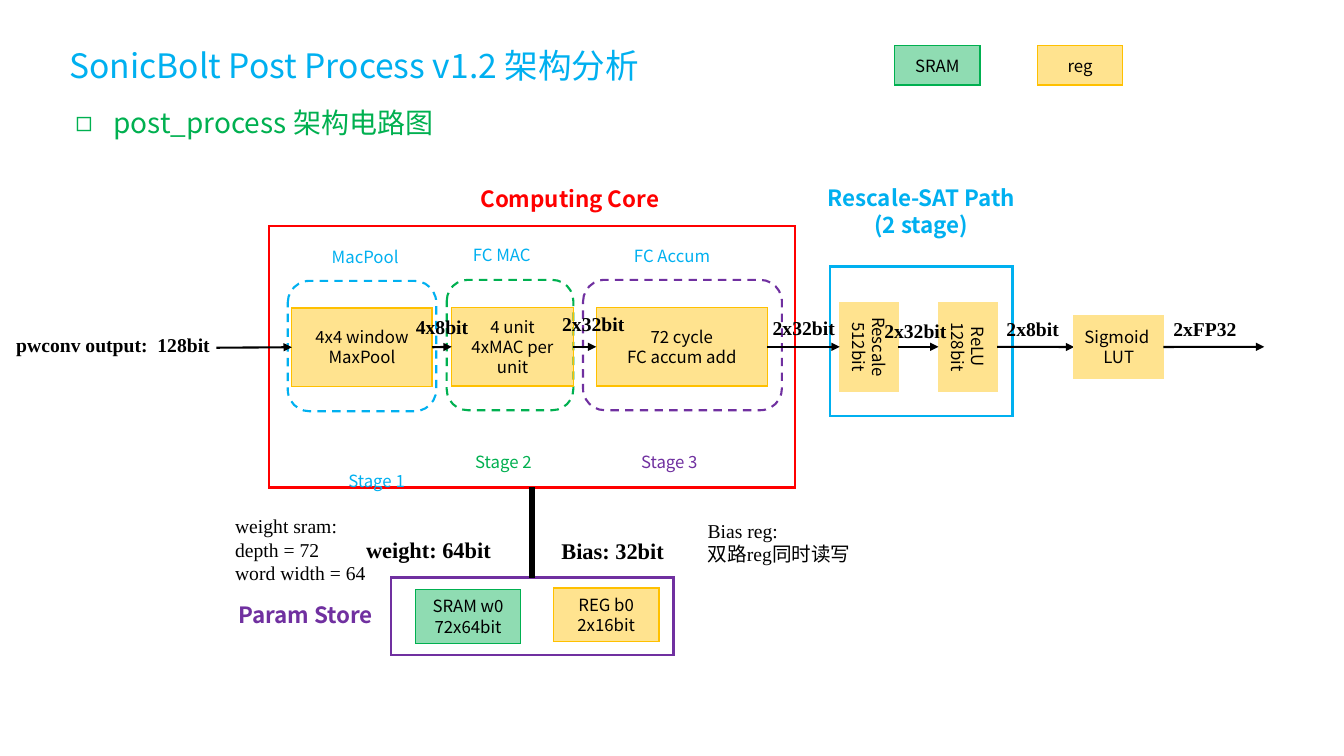
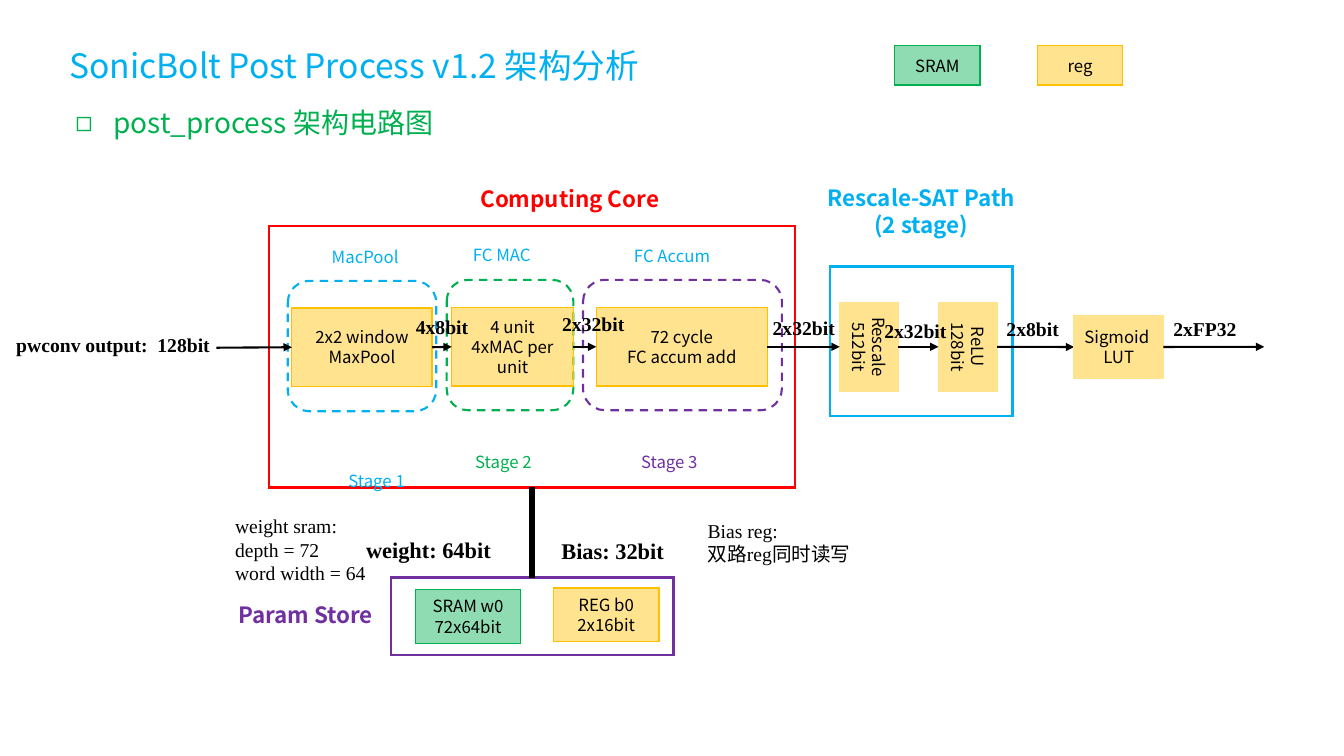
Before and after one commit to SmlCoke/2026-MST3314-SonicBolt, a slide deck: slide 61 of SonicBolt/docs/figures-fj.pptx. Drawn at 1344x756 pixels with LibreOffice and Linux fonts; fonts in the diff are those of the drawing. Boxes give left, top, right and bottom in pixels: in the first picture for what was removed or moved away, otherwise in the second. Text is boxed around its words. In the diff, an @@ line names an element or a change of style, - is before the commit and + after.

```diff
--- a/SonicBolt/docs/figures-fj.pptx
+++ b/SonicBolt/docs/figures-fj.pptx
@@ text in rectangle at (315, 329, 408, 343): text changed @@
-4x4 window
+2x2 window
```
Also in this commit, not shown: 4 other slides changed, 1 other file.
